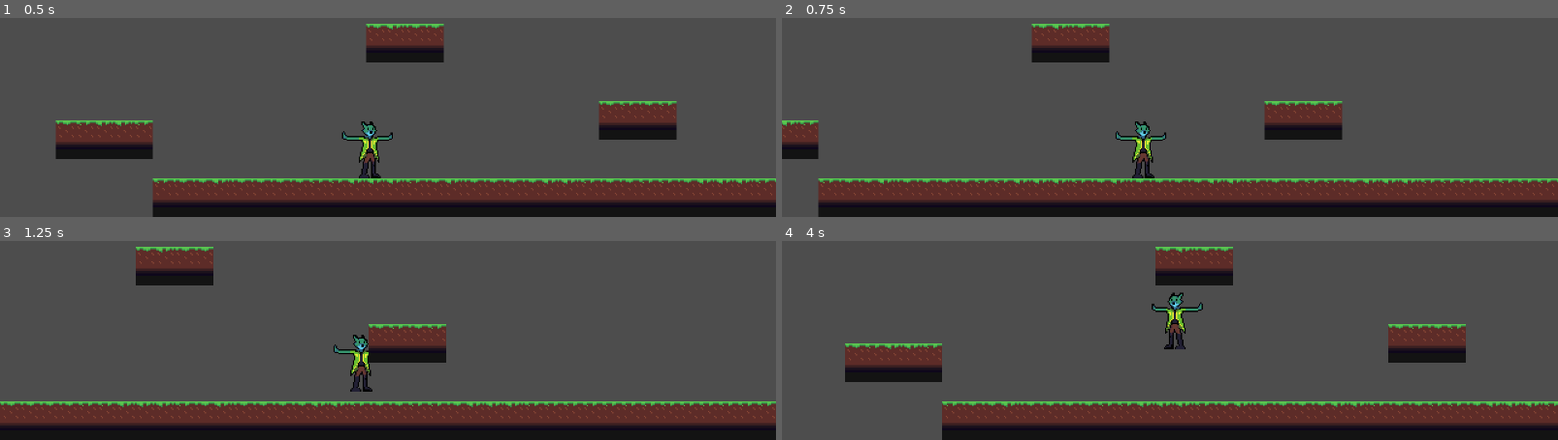
Above: before the commit, frames 1-4 (two rows, left to right).
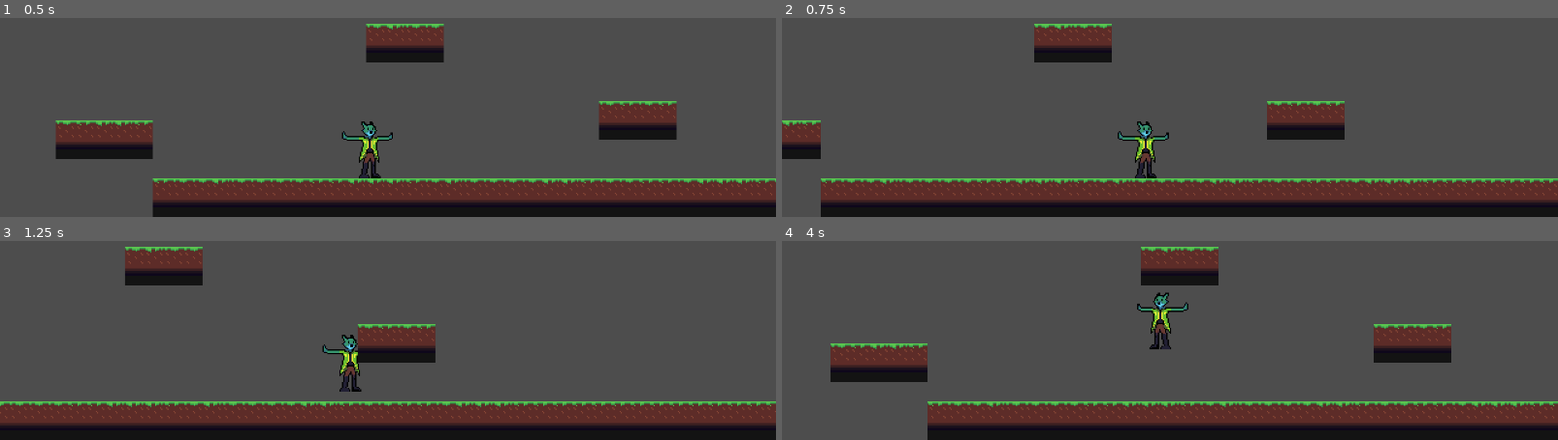
Above: after the commit, the same moments.

Repository: MushroomManToad/TSP-Metroidvania
Game: Godot game, scene res://scenes/util/empty.tscn
Two runs of this game, one before a commit and one after it. Both use one fixed random seed, a clock stepped at 60 frames per second and the inputs below.
Inputs (mouse positions are in pixels of both pictures, inside the frame that each line leads up to):
- Up to frame 1 (0.5 s): no input
- Up to frame 2 (0.75 s): tap Enter (ui_accept) at 0.5 s; move the mouse to (outside the picture) at 0.52 s; hold Right (Right) from 0.53 s (still down); hold C (Dash) from 0.53 s (still down); click (outside the picture) at 0.67 s
- Up to frame 3 (1.25 s): keep holding Right (Right); keep holding C (Dash); tap Z (Jump) at 0.77 s
- Up to frame 4 (4 s): release Right (Right) at 1.25 s; release C (Dash) at 1.25 s; drag from (1014, 244) to (1138, 372) at 1.27 s; tap Enter (ui_accept) at 2 s; move the mouse to (outside the picture) at 2.02 s; hold Right (Right) 2.03-2.75 s; hold C (Dash) 2.03-2.75 s; drag from (1131, 308) to (outside the picture) at 2.77 s; move the mouse to (1402, 288) at 3.52 s; hold Left (Left) from 3.53 s (still down); hold C (Dash) from 3.53 s (still down); tap Z (Jump) at 3.77 s

Frame 1 is identical in both runs. In frame 2, 2.7% of the frame differs, in the area x 0-100%, y 2-100%; in frame 3, 3.1%; in frame 4, 5.4%, in the area x 6-100%, y 2-100%.

Commit message:
Final Old Camera Push. Full rewrite incoming

Diff:
--- a/scenes/stage/dev/demo_scene_64.tscn
+++ b/scenes/stage/dev/demo_scene_64.tscn
@@ -23,7 +23,8 @@
 
 [node name="CameraBoundary" parent="." unique_id=212158660 instance=ExtResource("1_nyk6w")]
 boundary_rect = Rect2(-320, -360, 2000, 472)
-color = Color(0.25654924, 0.58817333, 1, 0.8509804)
+boundary_color = Color(0, 0, 1, 1)
+look_boundary_color = Color(1, 0, 0, 1)
 
 [node name="Ground" type="TileMapLayer" parent="." unique_id=1400600898]
 tile_map_data = PackedByteArray("AAD6/wUAAAADAAAAAAD7/wUAAAADAAAAAAD8/wUAAAADAAAAAAD9/wUAAAABAAAAAAD+/wUAAAABAAAAAAD//w …(3920 unchanged characters)…
--- a/scripts/entity/player/player.gd
+++ b/scripts/entity/player/player.gd
@@ -191,10 +191,6 @@
 		vel_gravity.y = 80.0
 		charge_double_jump()
 
-	# Bonus thing to reset look timers while jumping
-	if not is_on_floor():
-		reset_look_timers()
-
 	# First frame of jump should be shorter, and this sets up the player being
 	# in the air for the rest of the jump listener
 	if jump_buffered:
@@ -316,14 +312,6 @@
 var up_held : bool = false
 var down_held : bool = false
 
-# Variables used for camera up-tilt and down-tilt
-const LOOK_TIMER_MIN = 60
-var look_up_timer : int = 0
-var look_down_timer : int = 0
-func reset_look_timers():
-	look_up_timer = 0
-	look_down_timer = 0
-
 # -1 or 1 (Facing.transform) when sprinting, 0 otherwise.
 # Set on holding dash button while on the ground on a frame where walk is calcutlated
 # And on the last frame of a dash.
@@ -342,22 +330,6 @@
 		# Get the input direction and handle the movement/deceleration.
 		# Leave this as an input call for realtime strength reading for controller
 		var stick_strength := clampf(Input.get_axis("Left", "Right"), -1.0, 1.0)
-
-		# Handle look up and down walking. Should only run while stationary
-		if stick_strength < 0.001 and is_on_floor():
-			# Up
-			if up_held:
-				look_up_timer += 1
-			else:
-				look_up_timer = 0
-			# Down
-			if down_held:
-				look_down_timer += 1
-			else:
-				look_down_timer = 0
-		else:
-			# Otherwise reset look timers
-			reset_look_timers()
 
 		# Variable that determines the current walking  strength and direction.
 		## Value is amount horizontal movement changes from the previous frame.
@@ -395,9 +367,6 @@
 				vel_walking.x = move_toward(previous_frame_vel.x, 0, walking_affect)
 				# When decelerating or not moving, set flag
 				is_giving_walking_input = false
-	else:
-		# If is not stationary and able to walk, reset look timers
-		reset_look_timers()
 
 ## Function to check if walking logic should be used this frame
 func can_walk() -> bool:
@@ -479,8 +448,14 @@
 		sprint_direction = 0
 	return vel
 
+# TODO: This must be robust to make sure the state is *actually* walk.
 func is_walking() -> bool:
 	return is_giving_walking_input
+
+# If the player is genuinely walking, but the dash button is held AND
+# sprint_direction matches their facing direction, then they're actually sprinting.
+func is_sprinting() -> bool:
+	return is_walking() and dash_held and sprint_direction == Facing.transform(facing)
 
 # Returns true when the player shouldn't be slowed (i.e. ice floors,
 # parrying in air, etc.)
@@ -577,8 +552,6 @@
 		# Set dash direction based on facing direction for remembering it
 		# through potential momentum/input updates
 		dash_direction = facing
-		# Reset Look Timers on Dash Started
-		reset_look_timers()
 
 	# If we are in a dash, then do the dash.
 	# This check relies on dash_duration_elapsed.
@@ -746,9 +719,6 @@
 			# in case an attack ever needs to be cancelled for other reasons
 			# (i.e. taking damage)
 			end_attack()
-		# Reset Look Timers while attacking
-		# (VERY IMPORTANT, PREVENTS CAMERA FROM BEING DUMB WHILE ATTACKING UP)
-		reset_look_timers()
 
 # Capture Attack Input
 func attack_input(event : InputEvent) -> bool:
@@ -841,9 +811,6 @@
 	if parry_buffered and can_parry():
 		# Set parry variables
 		start_parry()
-
-		# Reset look timers on parry
-		reset_look_timers()
 
 	# If an parry is buffered but invalid, increment buffer timer
 	elif parry_buffered:
--- a/scripts/global/player_camera.gd
+++ b/scripts/global/player_camera.gd
@@ -16,6 +16,25 @@
 
 @onready var cam: Camera2D = $PlayerCamera
 
+# Used for hard limit adjustments while looking
+@export var hard_limit_look_offset_max : int = 16
+var hard_limit_look_offset : int = 0
+var hard_limit_tween
+var hard_limit_transition_duration = 0.25
+# Creates a new Tween for the Hard Limit whenever the targetted sub-position changes
+func animate_hard_limits(direction : int):
+	# First, end the old Tween (leaves position where it was at end of last frame)
+	if hard_limit_tween:
+		hard_limit_tween.kill() # Abort the previous animation.
+	# Define the new Tween with Quadradic In/Out easing to prevent jarring wiggle and easing at ends.
+	hard_limit_tween = create_tween().bind_node(self).set_trans(Tween.TRANS_QUAD).set_ease(Tween.EASE_OUT)
+	# Tween on the physics loop. Not... great for visuals, but prevents frame jitter.
+	hard_limit_tween.set_process_mode(0)
+	# Start the transition on the correct property with duration
+	hard_limit_tween.tween_property(self, "hard_limit_look_offset", direction * hard_limit_look_offset_max, hard_limit_transition_duration)
+	# Ensures the tweened pos cannot take us beyond hard limits with a second call after the first.
+	hard_limit_tween.connect("finished", snap_to_limits)
+
 var hard_limits: LimitRect
 
 func _ready() -> void:
@@ -23,11 +42,43 @@
 		global_position = target.global_position
 	soft_position = global_position
 
+# Variables used for camera up-tilt and down-tilt
+const LOOK_TIMER_MIN = 60
+var look_up_timer : int = 0
+var look_down_timer : int = 0
+func reset_look_timers():
+	look_up_timer = 0
+	look_down_timer = 0
+
+func handle_player_look() -> void:
+	# Handle look up and down walking. Should only move camera while stationary
+	if target.vel_walking == Vector2(0, 0) and target.vel_launch == Vector2(0, 0) \
+		# Should only move camera while not attacking or parrying or dashing.
+		and not target.is_attacking() and not target.is_parrying() \
+		and not target.is_dashing() and target.is_on_floor():
+		# Up
+		if target.up_held:
+			look_up_timer += 1
+		else:
+			look_up_timer = 0
+		# Down
+		if target.down_held:
+			look_down_timer += 1
+		else:
+			look_down_timer = 0
+	else:
+		# Otherwise reset look timers
+		reset_look_timers()
+
+func is_looking() -> bool:
+	return look_down_timer > LOOK_TIMER_MIN or look_up_timer > LOOK_TIMER_MIN
+
 ## Used for debug when collision shapes are shown, also shows the camera details.
 func _draw():
 	if not get_tree().debug_collisions_hint:
 		return
 	draw_arc(Vector2.ZERO, player_direction_offset, 0, TAU, 64, Color.WEB_PURPLE, 2.0)
+	draw_arc(target.global_position + Vector2(0, -player_height_offset) - global_position, player_direction_offset, 0, TAU, 64, Color.WEB_PURPLE - Color(0, 0, 0, 0.5), 2.0)
 	draw_arc(cam.position, 5, 0, TAU, 64, Color.PURPLE, 1.0)
 
 var target_pos_tween
@@ -52,35 +103,45 @@
 	if get_tree().debug_collisions_hint:
 		queue_redraw()
 	if target:
+		global_position = target.global_position
 		# Initially, center camera target (i.e. (0, 0) offset
 		var target_pos = Vector2(0., 0.)
 		# Compute offset by looking direction if looking
 		var look_distance : int = GameManager.GAME_SIZE.y - player_height_offset * 2
-		if target.look_up_timer > target.LOOK_TIMER_MIN:
+		if look_up_timer > LOOK_TIMER_MIN:
 			target_pos -= Vector2(0, 1) * look_distance
-		if target.look_down_timer > target.LOOK_TIMER_MIN:
+			animate_hard_limits(1)
+		elif look_down_timer > LOOK_TIMER_MIN:
 			target_pos += Vector2(0, 1) * look_distance
+			animate_hard_limits(1)
+		elif abs(hard_limit_look_offset) >= hard_limit_look_offset_max:
+			animate_hard_limits(0)
+		handle_player_look()
 		# Then, offset it by where they're facing
-		target_pos += Facing.transform(target.facing) * Vector2(player_direction_offset, 0)
+		target_pos += Facing.transform(target.facing) * \
+			Vector2(player_sprint_direction_offset if use_sprint_speed() else player_direction_offset, 0)
 		if target_pos != current_target_pos:
 			animate(target_pos)
 
 		# Finally, snap this whole thing inside camera boundaries if it's beyond them.
 		snap_to_limits()
 
-func snap_to_limits() -> Vector2:
+func use_sprint_speed() -> bool:
+	return target.is_sprinting() and abs(target.velocity.x) > 0
+
+func snap_to_limits():
 	var cam_anchor_center : Vector2 = target.global_position
 	# Move slightly up to center on the player, rather than on their feet
 	cam_anchor_center -= Vector2(0, player_height_offset)
 	if hard_limits:
 		# TOP
 		var cam_y_top = cam_anchor_center.y + cam.position.y - GameManager.GAME_SIZE.y / 2.
-		if cam_y_top < hard_limits.limit_top:
-			cam_anchor_center.y = hard_limits.limit_top + GameManager.GAME_SIZE.y / 2. - cam.position.y
+		if cam_y_top < hard_limits.limit_top - hard_limit_look_offset:
+			cam_anchor_center.y = hard_limits.limit_top - hard_limit_look_offset + GameManager.GAME_SIZE.y / 2. - cam.position.y
 		# BOT
 		var cam_y_bot = cam_anchor_center.y + cam.position.y + GameManager.GAME_SIZE.y / 2.
-		if cam_y_bot > hard_limits.limit_bot:
-			cam_anchor_center.y = hard_limits.limit_bot - GameManager.GAME_SIZE.y / 2. - cam.position.y
+		if cam_y_bot > hard_limits.limit_bot + hard_limit_look_offset:
+			cam_anchor_center.y = hard_limits.limit_bot + hard_limit_look_offset - GameManager.GAME_SIZE.y / 2. - cam.position.y
 		# LEFT
 		var cam_x_left = cam_anchor_center.x + cam.position.x - GameManager.GAME_SIZE.x / 2.
 		if cam_x_left < hard_limits.limit_left:
@@ -90,7 +151,6 @@
 		if cam_x_right > hard_limits.limit_right:
 			cam_anchor_center.x = hard_limits.limit_right - GameManager.GAME_SIZE.x / 2. - cam.position.x
 	global_position = cam_anchor_center
-	#print(global_position)
 	return cam_anchor_center
 
 class LimitRect:
--- a/scripts/object/generic/camera_boundary.gd
+++ b/scripts/object/generic/camera_boundary.gd
@@ -9,8 +9,11 @@
 @export var boundary_rect: Rect2 = Rect2(-320, -180, 640, 360):
 	set(v): boundary_rect = v; queue_redraw()
 
-@export var color: Color = Color(1, 0.3, 0.3, 0.85):
-	set(v): color = v; queue_redraw()
+@export var boundary_color: Color = Color(0, 0.3, 1.0, 0.85):
+	set(v): boundary_color = v; queue_redraw()
+
+@export var look_boundary_color: Color = Color(1.0, 0.1, 0.1, 0.85):
+	set(v): look_boundary_color = v; queue_redraw()
 
 @export var line_width: float = 2.0:
 	set(v): line_width = v; queue_redraw()
@@ -23,13 +26,19 @@
 		return
 	var r := boundary_rect
 
-	draw_rect(r, color, false, line_width)
+	draw_rect(r, boundary_color, false, line_width)
 	# Draw corner ticks for clarity
-	_draw_corners(r)
+	_draw_corners(r, boundary_color)
 
-func _draw_corners(r: Rect2) -> void:
+	# Look Border Rect
+	var r2 : Rect2 = r.grow(16)
+	# Second Rect
+	draw_rect(r2, look_boundary_color, false, line_width)
+	# Draw corner ticks for clarity
+	_draw_corners(r2, look_boundary_color)
+
+func _draw_corners(r: Rect2, c : Color) -> void:
 	var tick := 12.0
-	var c := color
 	var w := line_width + 1.0
 	# Top-left
 	draw_line(r.position, r.position + Vector2(tick, 0), c, w)
